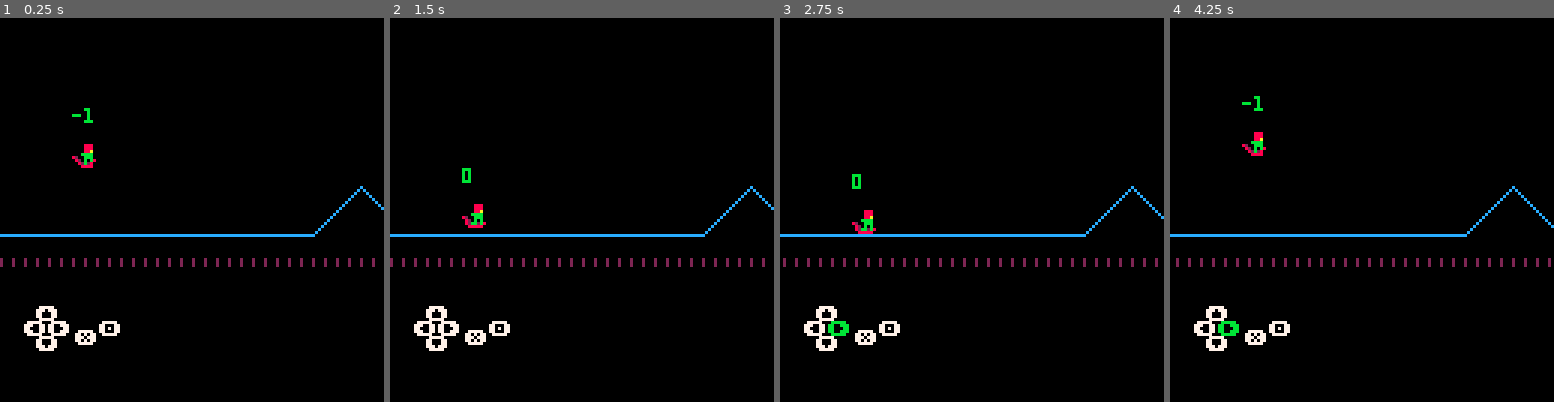
Above: before the commit, frames 1-4 (left to right).
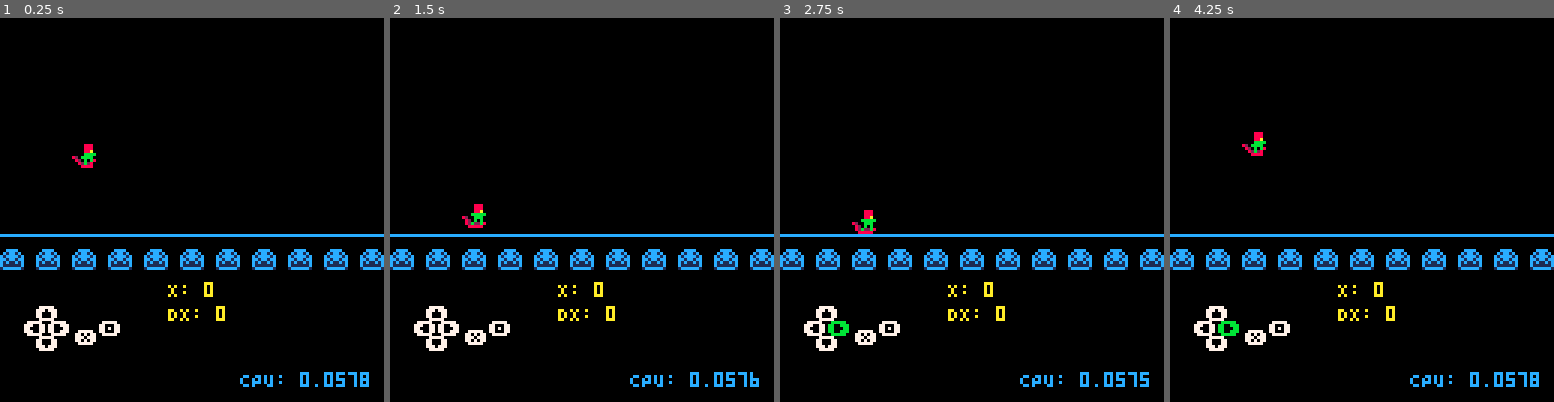
Above: after the commit, the same moments.

Repository: radicalslice/xcb
Game: PICO-8 cartridge main.p8
The game is run twice, just before and just after one commit, with the same random seed, the same clock (stepped at 60 frames per second) and the same inputs.
Inputs:
- Up to frame 1 (0.25 s): no input
- Up to frame 2 (1.5 s): tap X (X key) at 0.33, 1.07 s; tap O (Z key) at 0.7 s
- Up to frame 3 (2.75 s): hold Right 1.6-2.1 s; tap O (Z key) at 1.7, 2.1, 2.5 s; tap X (X key) at 1.85 s; hold Up 2.15-2.42 s; hold Right from 2.47 s (still down)
- Up to frame 4 (4.25 s): tap O (Z key) every 0.4 s from 2.9 to 4.1 s; tap X (X key) at 2.97, 4.08 s; release Right at 3.03 s; hold Left 3.08-3.58 s; hold Down 3.63-3.97 s; hold Right from 4.02 s (still down)

The runs differ from the first frame. In frame 1, 4.7% of the frame differs, in the area x 0-100%, y 23-97%; in frame 2, 4.7%; in frame 3, 4.7%; in frame 4, 4.8%, in the area x 0-100%, y 20-97%.

Commit message:
Add fleas and tweak sprites

Diff:
--- a/_game.lua
+++ b/_game.lua
@@ -1,4 +1,7 @@
 function _update_game()
+  local now = time()
+  local dt = now - last_ts
+
   local board_pos_x = player:get_board_center_x()
   local y_ground = player.y_base
   local range = find_range(board_pos_x, level)
@@ -14,7 +17,17 @@
     player:boosty(boosted_dy, y_ground)
   end
 
+  -- handle FX
+  foreach(_FX.parts, function(part)
+    part:update(dt)
+    if part.ttl <= 0 then
+      del(_FX.parts, part)
+    end
+  end)
+
   player:update(y_ground, angle)
+
+  last_ts = now
 
 end
 
@@ -22,12 +35,13 @@
   cls()
   palt(15, true)
 
+  local LEVEL_MAX = 256
+
   -- map(0, 0, 0, 0, 8, 8)
   camera(player.x - 24, 0)
 
-
   local y_base = 72
-  for x_curr=-64,512 do
+  for x_curr=player.x-64,player.x+112 do
     local y_inner = y_base
     local angle = 0
     -- check for range
@@ -42,20 +56,28 @@
   player:draw()
 
   -- draw some dang background
-  for i=-32,2056 do
-    if i % 4 == 0 then
-      line(i, 80, i, 82, 2)
+  for i=player.x-64,player.x+112 do
+    if flr(i) % 12 == 0 then
+      spr(10, i, 76)
     end
   end
+
+  foreach(_FX.parts, function(p)
+    p:draw()
+  end)
 
   camera()
 
   draw_ctrls(12, 96)
   -- player debug stuff
   -- print("ST: "..player:get_state(), 96, 24, 10)
-  -- print("DX: "..player.dx, 96, 30, 10)
-  -- print("DY: "..player.dy, 96, 36, 10)
+  print("X: "..flr(player.x), 56, 88, 10)
+  -- print("Y: "..player.y, 56, 96, 10)
+  print("DX: "..player.dx, 56, 96, 10)
+  -- print("DDX: "..player.ddx, 56, 102, 10)
   -- print("Y: "..player.y, 80, 42, 10)
+  -- print(stat(0), 80,  110, 12)
+  print("CPU: "..stat(1), 80,  118, 12)
 
   pal()
 
--- a/_init.lua
+++ b/_init.lua
@@ -4,5 +4,8 @@
   player:reset()
 
   get_tile_from_pos = _get_tile_from_pos(0, 0)
+
+  last_ts = time()
+
   printh("--init")
 end
--- /dev/null
+++ b/fleas.lua
@@ -0,0 +1,46 @@
+_FX = {
+  parts = {}
+}
+function new_part(x, y, vx, vy, colors, start_size, ttl)
+  local newP = {
+    colors = colors,
+    x = x,
+    y = y,
+    ttl = ttl,
+    max_ttl = ttl,
+    size = start_size,
+    max_size = start_size,
+  }
+  newP.vel_x = sin(rnd()) * vx
+  newP.vel_y = cos(rnd()) * vy
+
+  newP.draw = function(p)
+    -- {5,6,8,9,14,14}
+    -- {dark grey, light grey, red, orange, pink, pink}
+
+    local idx = (p.ttl * #p.colors) \ p.max_ttl
+
+    if idx >= #p.colors then idx = #p.colors - 1 end
+
+    circfill(
+    p.x,
+    p.y,
+    p.size,
+    p.colors[idx + 1]
+    )
+  end
+
+  newP.update = function(p, dt)
+    p.y += p.vel_y
+    p.vel_y = p.vel_y * 0.8
+
+    p.x += p.vel_x
+    p.vel_x = p.vel_x * 0.8
+
+    p.ttl -= dt
+
+    p.size = (p.ttl * p.max_size) \ p.max_ttl
+  end
+
+  return newP
+end
--- a/level.lua
+++ b/level.lua
@@ -1,5 +1,6 @@
 level = {
    ranges = {
+     --[[
      -- REGULAR RAMP
      {
        x_min = 80,
@@ -94,31 +95,10 @@
        end,
      },
      -- END BIG TALL RAMP
-     --[[
-     {
-       x_min = 120,
-       x_max = 144,
-       f = function(r, y_base, x_curr)
-        return y_base - flr((x_curr - r.x_min) / 2), -2
-       end,
-     },
-     {
-       x_min = 144,
-       x_max = 168,
-       f = function(r, y_base, x_curr)
-        return y_base - flr((r.x_max - x_curr) / 2), 2
-       end,
-     },
-     {
-       x_min = 164,
-       x_max = 182,
-       f = function(r, y_base, x_curr)
-        return y_base - (x_curr - r.x_min), -3
-       end,
-     },
      ]]--
    },
    boosts = {
+     --[[
      {
        x = 96,
        dy = -4.5,
@@ -149,23 +129,7 @@
        dy = -4.5,
        used = false,
      },
-     --[[
-     {
-       x = 144,
-       dy = -3.5,
-       used = false,
-     },
-     {
-       x = 182,
-       dy = -6.5,
-       used = false,
-     },
-     {
-       x = 280,
-       dy = -3,
-       used = false,
-     },
-     ]]--
+   ]]--
    }
 }
 
--- a/main.p8
+++ b/main.p8
@@ -7,16 +7,17 @@
 #include player.lua
 #include utils.lua
 #include level.lua
+#include fleas.lua
 
 __gfx__
 00000000ffff88ffffff88ffffff888fffff888fffff888fffff888fffff888ff888ffffffffffff000000000000000000000000000000000000000000000000
-00000000fff888fffff888ffffff888fffff888fffff888fffff888fffff888fff228fffffff888f000000000000000000000000000000000000000000000000
-00700700fff8aafffff8aaffffff88afffff88afffff88af8fff888f8fff888fffff28ffffffa88f000000000000000000000000000000000000000000000000
-00077000fffbbbf8fffbbbfffffbbbbffffbbbbf8ffbbbbff82fbbbbf8ffbbbbfffff28ffbfb888f000000000000000000000000000000000000000000000000
-00077000ffbbbb88ffbbbbf882ffbbbf82ffbbbff82fbbbff82fbbbff82fbbbfffffff8fffbbbfff000000000000000000000000000000000000000000000000
-00700700fffbfb8ffffbfb88f82fbfb8f82fbfbff82fbfbfff82bfbfff82bfbffffffff8fbbbbfff000000000000000000000000000000000000000000000000
-000000008ffb28ff882b288fff82b28ff82bb2b8ff8222bfff8222bffff882bfffffffffbffbfbff000000000000000000000000000000000000000000000000
-00000000f82b8ffff8288ffffff8888fff88888ffff88888fff8888fffff88bfffffffffffbfffff000000000000000000000000000000000000000000000000
+00000000fff888fffff888ffffff888fffff888fffff888fffff888fffff888fff228fffffff888f00cccc000000000000000000000000000000000000000000
+00700700fff8aabffff8aabfffff88afffff88afffff88af8ffb888f8ffb888fffff28ffffffa88f0c1cc1c00000000000000000000000000000000000000000
+00077000fffbbbf8fffbbbffffffbbbbfffbbbbb8ffbbbbff82fbbbff8ffbbbffffff28ffbfb888fc1cccc1c0000000000000000000000000000000000000000
+00077000fffbbb88ffbbbbf882fbbbbf82ffbbbff82fbbbbf82fbbbbf82fbbbfffffff8fffbbbfffcc1cc1cc0000000000000000000000000000000000000000
+00700700ffbbfb8ffffbfb88f82fbfb8f82fbfbff82fbfbfff82bfbfff82bfbbfffffff8fbbbbfffc1c11c1c0000000000000000000000000000000000000000
+000000008ffb28ff882b288fff82b28ff82b22b8ff8222bfff8222bffff882bfffffffffbffbfbffc111111c0000000000000000000000000000000000000000
+00000000f82b8ffff8288ffffff8888fff88888ffff88888fff8888fffff88bfffffffffffbfffff1cccccc10000000000000000000000000000000000000000
 00000000000000000000000000000000000000000000000000000000000000000000000000000000000000000000000000000000000000000000000000000000
 00000000000000000000000000000000000000000000000000000000000000000000000000000000000000000000000000000000000000000000000000000000
 00000000000000000000000000000000000000000000000000000000000000000000000000000000000000000000000000000000000000000000000000000000
--- a/player.lua
+++ b/player.lua
@@ -1,5 +1,7 @@
 _PLAYER_MAXDX = 3 -- when on the ground
 _PLAYER_MAXDY = 5
+_PLAYER_INIT_DDX = 0.05
+_PLAYER_MAX_DDX = 0.2
 _PLAYER_STATE_ONGROUND = "on_ground"
 _PLAYER_STATE_SKYUP = "skyup"
 _PLAYER_STATE_SKYDOWN = "skydown"
@@ -15,8 +17,7 @@
     p.y = 16 -- player's actual y value
     p.y_base = 64 -- baseline y value for the level
     p.dx = 0
-    p.dx_max = _PLAYER_MAXDX
-    p.ddx = 0.2
+    p.ddx = _PLAYER_INIT_DDX
     p.dy = 1 -- give it some initial dy
     p.ddy = 0.5 -- basically gravity
     p.angle = -1
@@ -33,7 +34,8 @@
       return
     end
     spr(4+flr(p.angle), p.x, p.y, 1, 1)
-    print(flr(p.angle), p.x, p.y-12, 11)
+
+    -- print(flr(p.angle), p.x, p.y-12, 11)
   end,
   boosty = function(p, boosted_dy, y_ground)
     p.dy = min(-1, (p.dx / _PLAYER_MAXDX) * boosted_dy)
@@ -64,6 +66,15 @@
       or p:get_state() == _PLAYER_STATE_HOPUP
       or p:get_state() == _PLAYER_STATE_HOPDOWN then
       player_state_funcs[p:get_state()](p, y_ground, ground_angle)
+
+      -- cheating and putting this outside of state_funcs
+      if p.dx > 0.3 then
+        local colors = {2, 8, 14}
+        -- randomize color array sometimes
+        if rnd() > 0.6 then colors = {8, 2, 8} end
+        add(_FX.parts, new_part(p.x + (1 - rnd(2)), p.y + 6 + (2 - rnd(4)), -1, 1, colors, 1, 0.2))
+      end
+
       return
     end
 
@@ -97,9 +108,12 @@
 player_state_funcs = {
   on_ground = function(p, y_ground, ground_angle)
     if btn(4) then
-      p.dx = min(p.dx_max, p.dx + p.ddx)
+      p.dx = min(_PLAYER_MAXDX, p.dx + p.ddx)
     else -- on ground, no btn input
       p.dx *= _friction
+      if p.dx < 0.1 then
+        p.dx = 0
+      end
     end
 
     -- apply velocity
@@ -175,7 +189,8 @@
           -- make sure we're just above ground level first
           p.y = p.y - 0.1
           p:change_state(_PLAYER_STATE_SKYUP)
-          p.dx -= p.dx\3
+          printh("DX penalty of "..p.dx/3)
+          p.dx -= p.dx/3
           p:change_state(_PLAYER_STATE_HOPUP)
         else
           -- nearing the ground slowly, so force downward
